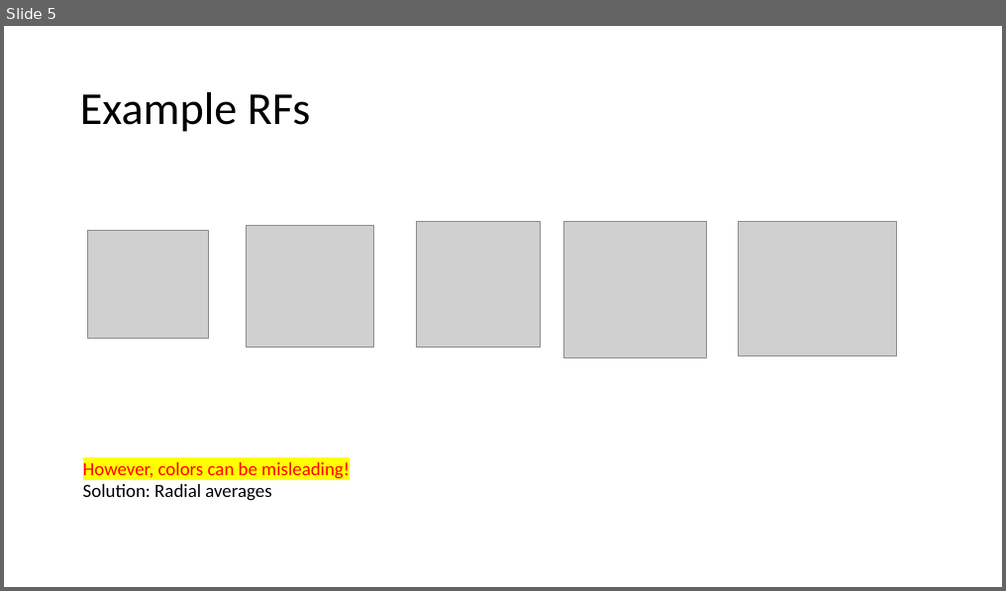
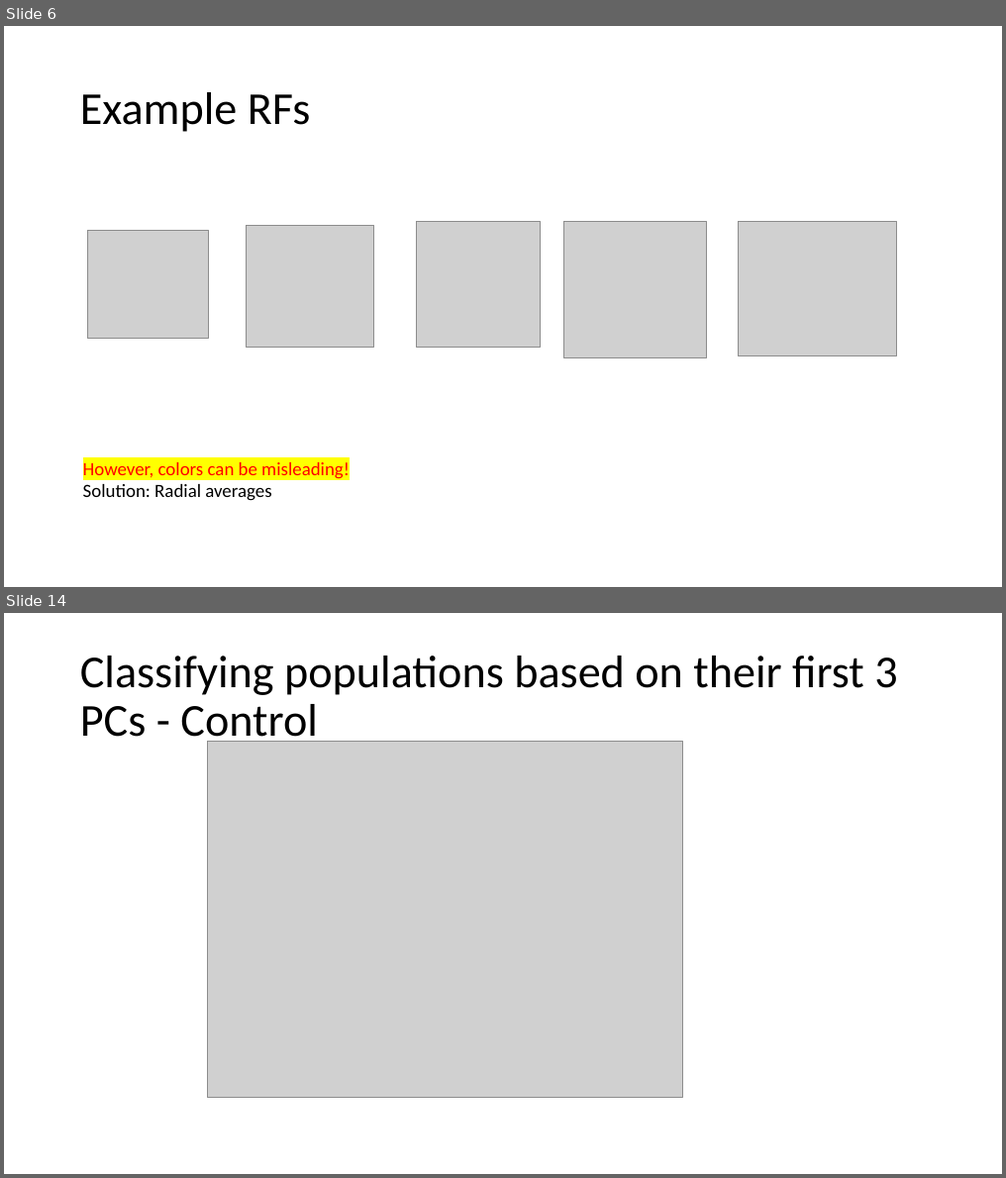
Before and after one commit to pearsonlab/efficientcodingcolor, a slide deck: Meetings/Lab meetings/February_5th_2024.pptx. Shown one above the other, each under a label of ours: slide 5 before the commit, slides 6 and 14 after it; the slides between them are not shown. The pictures are 1006x591 and 1006x1178 pixels, drawn with LibreOffice and Linux fonts; fonts in the diff are those of the drawing; grey boxes stand for pictures. Boxes give left, top, right and bottom in pixels: in the first picture for what was removed or moved away, otherwise in the second. Text is boxed around its words. In the diff, an @@ line names an element or a change of style, - is before the commit and + after.

```diff
--- a/Meetings/Lab meetings/February_5th_2024.pptx
+++ b/Meetings/Lab meetings/February_5th_2024.pptx
@@ slide 14 added at (4, 613, 1002, 1174), background #FFFFFF @@
@@ title added at (80, 656, 897, 748), 44 pt, text #000000 @@
+Classifying populations based on their first 3 PCs - Control
@@ picture added at (208, 741, 683, 1097) @@
@@ what was slide 5 is now slide 6 @@
```
Also in this commit, not shown: 4 other slides added, 1 slide removed, 1 other file.
